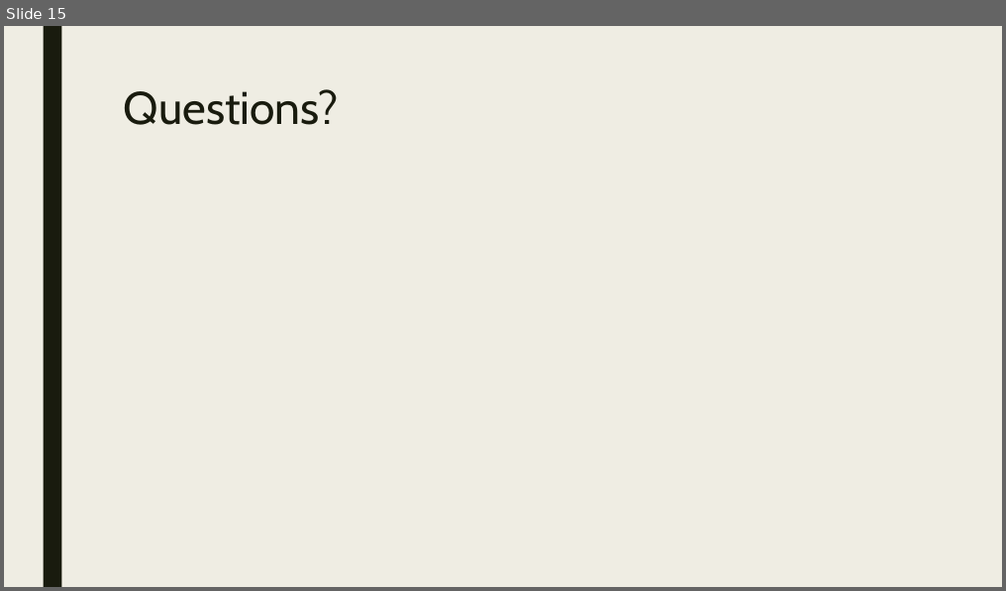
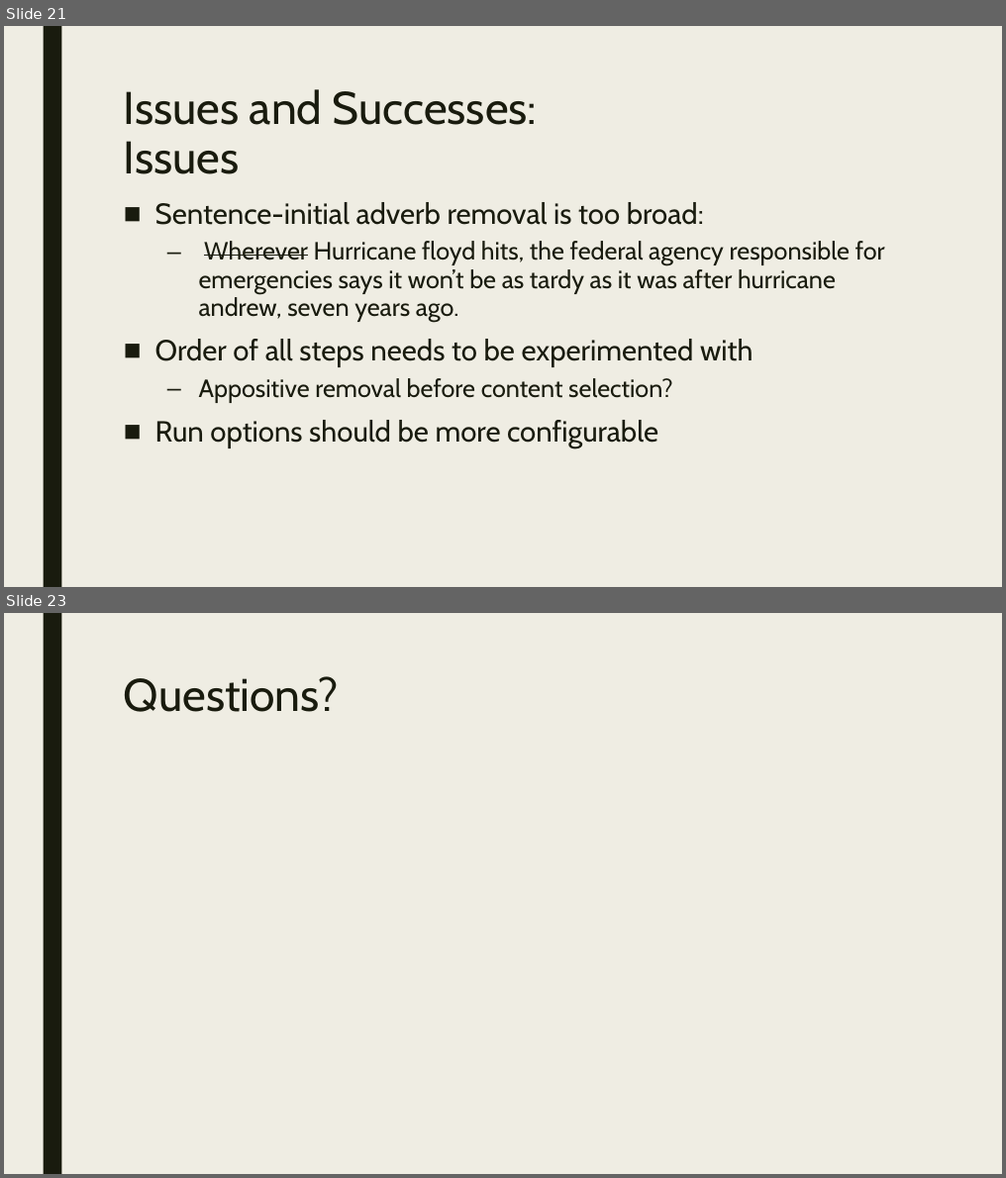
Before and after one commit to Mindful/ling-573, a slide deck: doc/presentation_d2.pptx. Shown one above the other, each under a label of ours: slide 15 before the commit, slides 21 and 23 after it; the slides between them are not shown. The pictures are 1006x591 and 1006x1178 pixels, drawn with LibreOffice and Linux fonts; fonts in the diff are those of the drawing. Boxes give left, top, right and bottom in pixels: in the first picture for what was removed or moved away, otherwise in the second. Text is boxed around its words. In the diff, an @@ line names an element or a change of style, - is before the commit and + after.

```diff
--- a/doc/presentation_d2.pptx
+++ b/doc/presentation_d2.pptx
@@ slide 21 added at <box>4,26,1002,587</box>, background #EFEDE3; not listed: 1 template element that a slide beside it also shows @@
@@ title added at <box>124,89,537,174</box>, 44 pt, text #191B0E @@
+Issues and Successes:
+Issues
@@ text added at <box>155,202,885,449</box>, 24 pt, text #191B0E @@
+■ Sentence-initial adverb removal is too broad:
+  – Wherever Hurricane floyd hits, the federal agency responsible for emergencies says it won’t be as tardy as it was after hurricane andrew, seven years ago.
+■ Order of all steps needs to be experimented with
+  – Appositive removal before content selection?
+■ Run options should be more configurable
@@ what was slide 15 is now slide 23 @@
```
Also in this commit, not shown: 8 slides changed, 12 other slides added, 5 slides removed.
